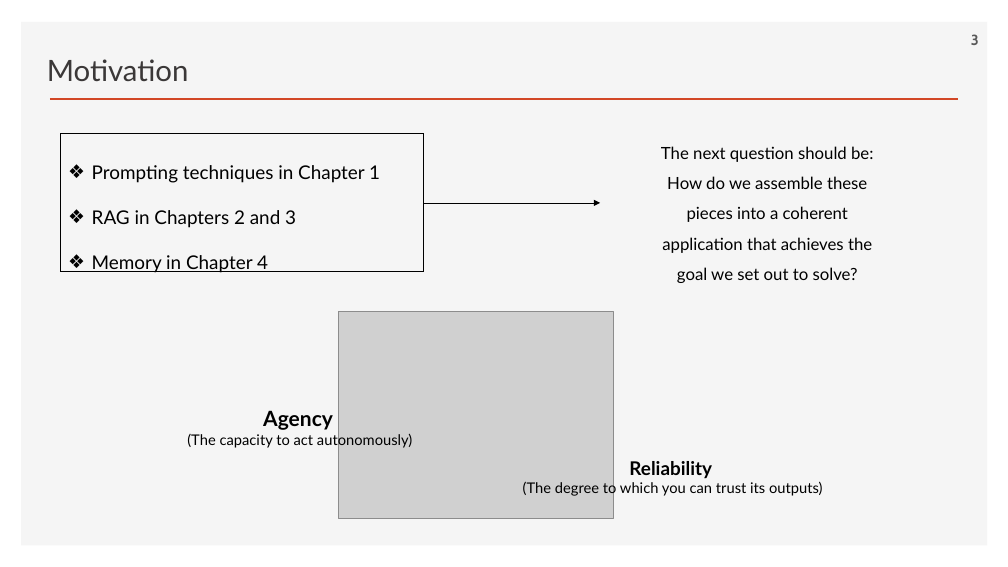
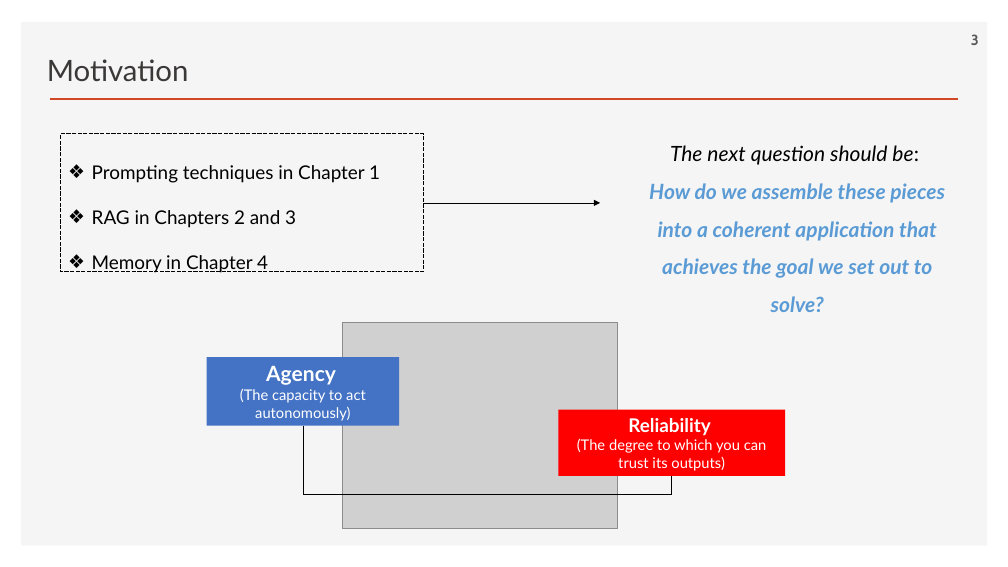
Before and after one commit to ancestor9/2026_Fall_Learning-Langchain-AI-Agent, a slide deck: slide 3 of ppts/CHAPTER 5 Cognitive Architectures with LangGraph.pptx. Drawn at 1008x567 pixels with LibreOffice and Linux fonts; fonts in the diff are those of the drawing; grey boxes stand for pictures; background and template pictures are left out. Boxes give left, top, right and bottom in pixels: in the first picture for what was removed or moved away, otherwise in the second. Text is boxed around its words. In the diff, an @@ line names an element or a change of style, - is before the commit and + after.

```diff
--- a/ppts/CHAPTER 5 Cognitive Architectures with LangGraph.pptx
+++ b/ppts/CHAPTER 5 Cognitive Architectures with LangGraph.pptx
@@ text at bbox=[649, 145, 945, 312]: text changed; size 16 to 20 pt; text colour #000000 to #5B9BD5; bold on; italic on @@
-The next question should be: How do we assemble these pieces into a coherent application that achieves the goal we set out to solve?
+The next question should be:
+How do we assemble these pieces into a coherent application that achieves the goal we set out to solve?
@@ picture: place and size @@
-picture at bbox=[338, 312, 613, 518]
+picture at bbox=[343, 323, 618, 529]
@@ rectangle "Agency": place and size @@
-rectangle "Agency" at bbox=[187, 410, 412, 449]
+rectangle "Agency" at bbox=[206, 357, 399, 426]
@@ rectangle "Agency" at bbox=[206, 357, 399, 426]: text colour #000000 to #FFFFFF; fill none to #4472C4 @@
@@ rectangle "Reliability": place and size @@
-rectangle "Reliability" at bbox=[523, 461, 823, 497]
+rectangle "Reliability" at bbox=[559, 410, 786, 476]
@@ rectangle "Reliability" at bbox=[559, 410, 786, 476]: text colour #000000 to #FFFFFF; fill none to #FF0000 @@
@@ elbow line added from (303, 426) to (672, 476), #000000 0.5 pt @@
```
Also in this commit, not shown: 2 other slides changed, 1 slide added, 1 other file.
